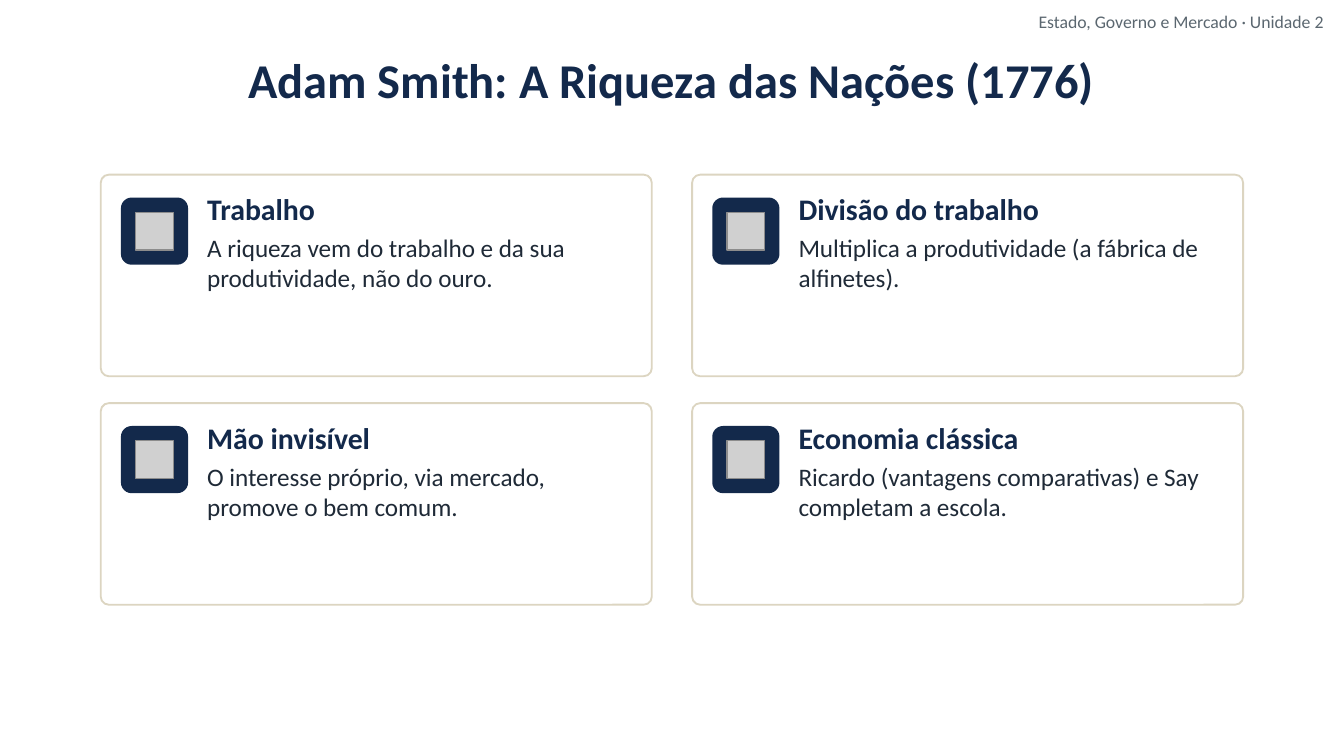
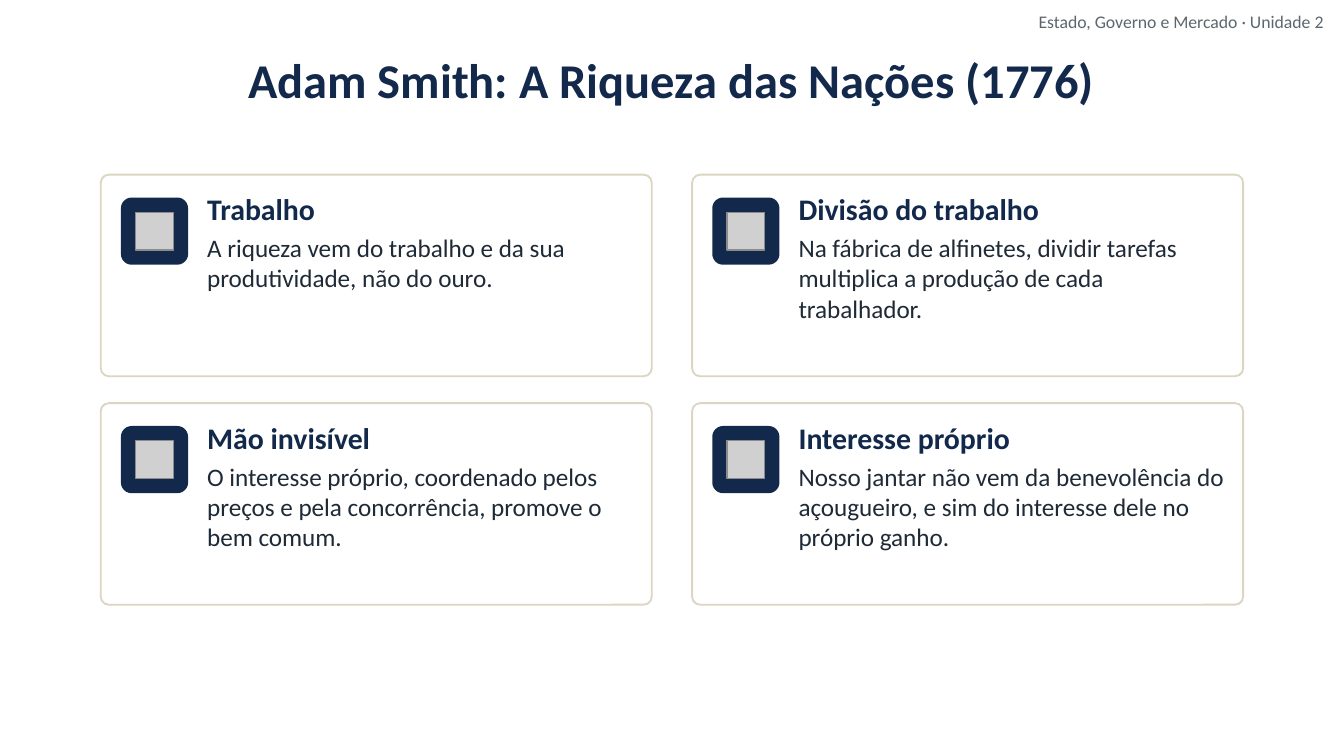
Before and after one commit to cleitonfranco74/gestao_publica, a slide deck: slide 12 of disciplina-01-estado-governo-mercado/materiais/02_Unidade_2_Pendulo_e_Matriz_Liberal.pptx (slide 6 before the commit). Drawn at 1344x756 pixels with LibreOffice and Linux fonts; fonts in the diff are those of the drawing; grey boxes stand for pictures; background and template pictures are left out. Boxes give left, top, right and bottom in pixels: in the first picture for what was removed or moved away, otherwise in the second. Text is boxed around its words. In the diff, an @@ line names an element or a change of style, - is before the commit and + after.

```diff
--- a/disciplina-01-estado-governo-mercado/materiais/02_Unidade_2_Pendulo_e_Matriz_Liberal.pptx
+++ b/disciplina-01-estado-governo-mercado/materiais/02_Unidade_2_Pendulo_e_Matriz_Liberal.pptx
@@ text at (x1=799, y1=239, x2=1177, y2=318): text changed @@
-Multiplica a produtividade (a fábrica de alfinetes).
+Na fábrica de alfinetes, dividir tarefas multiplica a produção de cada trabalhador.
@@ text at (x1=799, y1=428, x2=1223, y2=551): text changed @@
-Economia clássica
-Ricardo (vantagens comparativas) e Say completam a escola.
+Interesse próprio
+Nosso jantar não vem da benevolência do açougueiro, e sim do interesse dele no próprio ganho.
@@ text at (x1=207, y1=468, x2=601, y2=546): text changed @@
-O interesse próprio, via mercado, promove o bem comum.
+O interesse próprio, coordenado pelos preços e pela concorrência, promove o bem comum.
```
Also in this commit, not shown: 1 other slide changed, 20 slides added, 9 other files.
